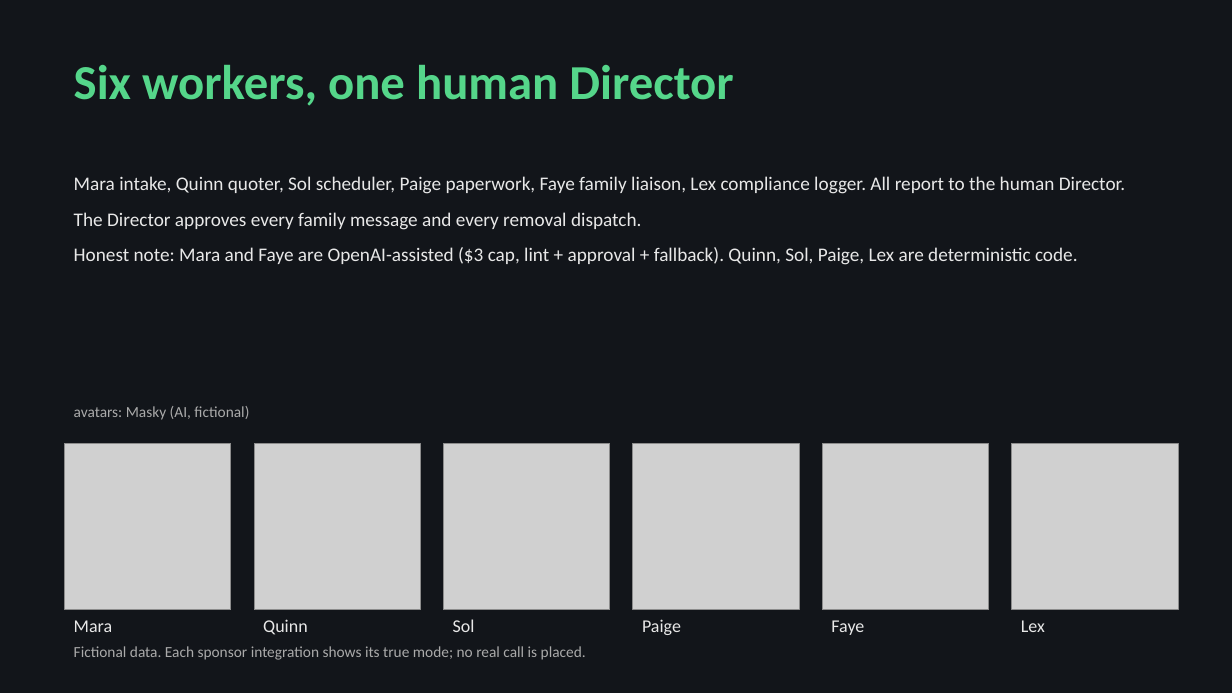
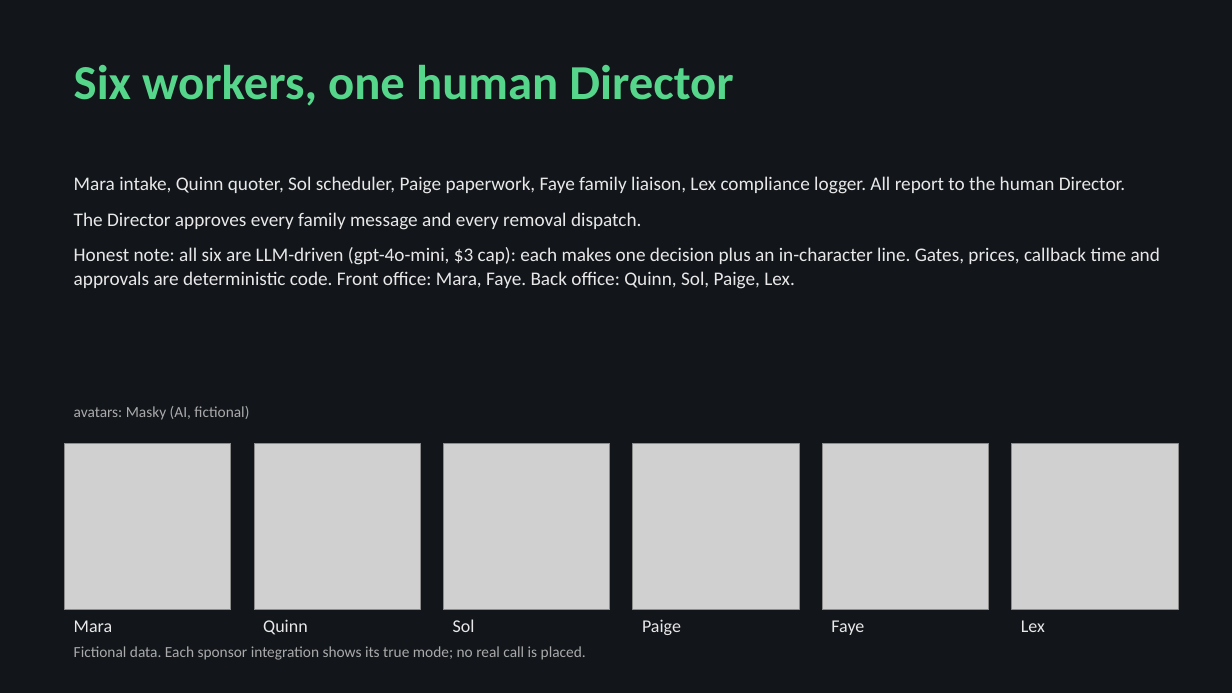
Before and after one commit to donaldc11/vigil-ai-night-staff, a slide deck: slide 3 of Vigil_deck.pptx. Drawn at 1232x693 pixels with LibreOffice and Linux fonts; fonts in the diff are those of the drawing; grey boxes stand for pictures. Boxes give left, top, right and bottom in pixels: in the first picture for what was removed or moved away, otherwise in the second. Text is boxed around its words. In the diff, an @@ line names an element or a change of style, - is before the commit and + after.

```diff
--- a/Vigil_deck.pptx
+++ b/Vigil_deck.pptx
@@ text at <box>74,247,1160,289</box>: text changed @@
-Honest note: Mara and Faye are OpenAI-assisted ($3 cap, lint + approval + fallback). Quinn, Sol, Paige, Lex are deterministic code.
+Honest note: all six are LLM-driven (gpt-4o-mini, $3 cap): each makes one decision plus an in-character line. Gates, prices, callback time and approvals are deterministic code. Front office: Mara, Faye. Back office: Quinn, Sol, Paige, Lex.
```
Also in this commit, not shown: 1 other slide changed, 31 other files.
